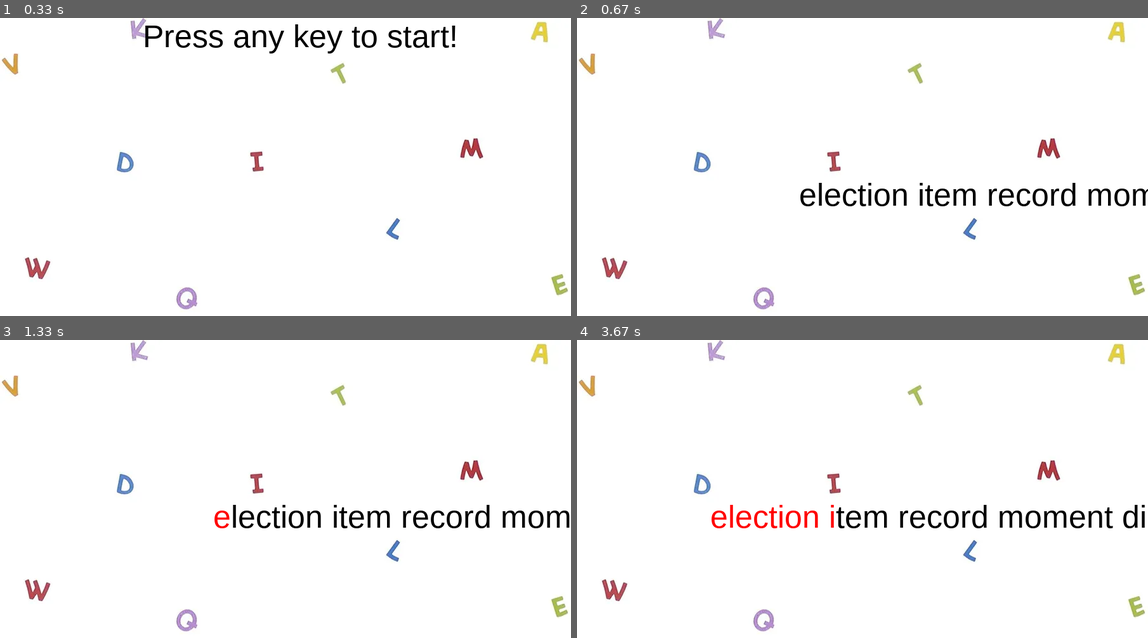
Above: before the commit, frames 1-4 (two rows, left to right).
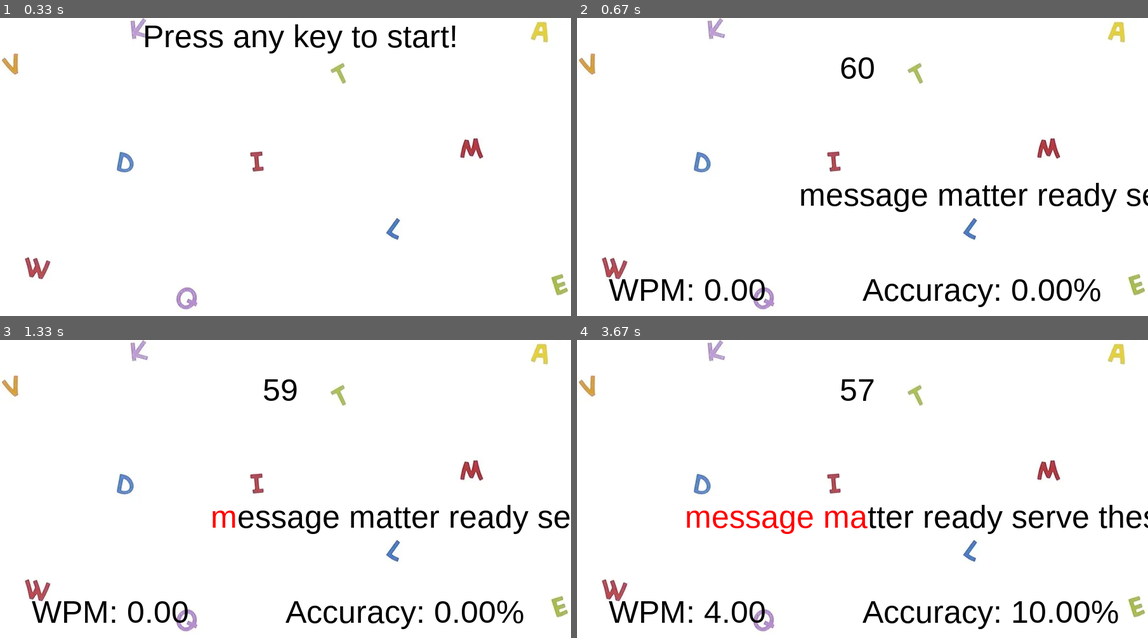
Above: after the commit, the same moments.

Repository: Nikola959595/typing-speed-test-pygame
Game: pygame game, started from main.py
The game is run twice, just before and just after one commit, with the same random seed, the same clock (stepped at 60 frames per second) and the same inputs.
Inputs:
- Up to frame 1 (0.33 s): no input
- Up to frame 2 (0.67 s): tap Enter at 0.33 s
- Up to frame 3 (1.33 s): tap Space at 0.67, 1.07 s; hold Backspace from 1 s (still down)
- Up to frame 4 (3.67 s): tap Space at 1.37, 1.57, 1.87, 2.07, 2.4, 2.7, 2.9, 3.2, 3.47 s; release Backspace at 1.47 s

Frame 1 is identical in both runs. In frame 2, 4.0% of the frame differs, in the area x 5-100%, y 13-98%; in frame 3, 3.8%; in frame 4, 4.9%.

Commit message:
added timer, wpm and accuracy

Diff:
--- a/main.py
+++ b/main.py
@@ -3,48 +3,79 @@
 import random
 from words import words
 
-words_list = random.sample(words, 150)
-words_to_type = " ".join(words_list)
-letters_to_type = list(words_to_type)
-print(letters_to_type)
-typed_letters = []
 
+# Initialize Pygame
 pygame.init()
+
+# Screen setup
 screen = pygame.display.set_mode((900, 500))
+pygame.display.set_caption("Typing Speed Test")
+clock = pygame.time.Clock()
+
+# Fonts and colors
 text_font = pygame.font.SysFont("Arial", 50)
-pygame.display.set_caption("Typing Speed Test")
-bg = pygame.image.load('background.png')
-clock = pygame.time.Clock()
-running = True
-
-def draw_text(text, font, text_col, x, y):
-    img = font.render(text, True, text_col)
-    screen.blit(img, (x,y))
-    return img.get_width()
-
-
-start_text_display = True
-
-letter_pos_x = 350
-letter_pos_y = 250
 letter_color = (0, 0, 0)
 letter_color_correct = (0, 255, 0)
 letter_color_incorrect = (255, 0, 0)
 
+# Load background image
+try:
+    bg = pygame.image.load('background.png')
+except pygame.error as e:
+    print(f"Unable to load background image: {e}")
+    sys.exit()
 
+# Words setup
+def get_letters():
+    words_list = random.sample(words, 150)
+    words_to_type = " ".join(words_list).lower()
+    letters_to_type = list(words_to_type)
+    return letters_to_type
 
-while running:
+letters = get_letters()
+typed_letters = []
+
+# Initial variables
+letter_pos_x = 350
+letter_pos_y = 250
+start_text_display = True
+counter, timer_text = 60, '60'.rjust(3)
+pygame.time.set_timer(pygame.USEREVENT, 1000)
+
+# Function to draw text on the screen
+def draw_text(text, font, text_col, x, y):
+    img = font.render(text, True, text_col)
+    screen.blit(img, (x, y))
+    return img.get_width()
+
+#Performance tracking variables
+correct_chars = 0
+total_chars = 0
+wpm = 0
+accuracy = 0
+
+waiting = False
+wait_timer = 3
+
+while True:
     clock.tick(60)
-    keys = pygame.key.get_pressed()
-    screen.blit(bg, (0,0))
+    screen.blit(bg, (0, 0))
+
     if start_text_display:
-        start_text = draw_text("Press any key to start!", text_font, letter_color, 225,0)
+        draw_text("Press any key to start!", text_font, letter_color, 225, 0)
+        if wpm > 0:
+            draw_text(f"WPM: {wpm:.2f}", text_font, letter_color, 50, 400)
+        if accuracy > 0:
+            draw_text(f"Accuracy: {accuracy:.2f}%", text_font, letter_color, 450, 400)
     else:
         current_x = letter_pos_x
-        for i, letter in enumerate(letters_to_type):
+        correct_chars = 0
+        total_chars = len(typed_letters)
+        for i, letter in enumerate(letters):
             if i < len(typed_letters):
                 if typed_letters[i] == letter:
                     color = letter_color_correct
+                    correct_chars += 1
                 else:
                     color = letter_color_incorrect
             else:
@@ -52,21 +83,50 @@
             letter_width = draw_text(letter, text_font, color, current_x, letter_pos_y)
             current_x += letter_width
 
+        elapsed_time = 60 - counter
+        if elapsed_time > 0:
+            wpm = (correct_chars / 5) * (60 / (60 - counter))
+        else:
+            wpm = 0
+
+        accuracy = (correct_chars / total_chars) * 100 if total_chars > 0 else 0
+
+        draw_text(f"WPM: {wpm:.2f}", text_font, letter_color, 50, 400)
+        draw_text(f"Accuracy: {accuracy:.2f}%", text_font, letter_color, 450, 400)
+        draw_text(timer_text, text_font, letter_color, 400, 50)
+
     for event in pygame.event.get():
         if event.type == pygame.QUIT:
+            pygame.quit()
             sys.exit()
         if event.type == pygame.KEYDOWN:
             if start_text_display:
                 start_text_display = False
+                typed_letters = []
+                letters = get_letters()
+                letter_pos_x = 350
+                correct_chars = 0
+                total_chars = 0
             else:
                 if event.key == pygame.K_BACKSPACE:
                     if typed_letters:
-                        last_letter_width = draw_text(typed_letters.pop(), text_font, letter_color, 0, 0)
-                        letter_pos_x += last_letter_width
-                elif len(typed_letters) < len(letters_to_type):
-                    typed_letter = event.unicode
-                    typed_letters.append(typed_letter)
-                    last_letter_width = draw_text(typed_letter, text_font, letter_color, 0, 0)
-                    letter_pos_x -= last_letter_width
+                        typed_letters.pop()
+                        letter_pos_x += 18
+                elif counter > 0:
+                    typed_letters.append(event.unicode)
+                    letter_pos_x -= 18
+        if event.type == pygame.USEREVENT:
+            if not waiting:
+                counter -= 1
+                timer_text = str(counter).rjust(3) if counter > 0 else "Time's up!"
+                if counter <= 0:
+                    waiting = True
+            else:
+                wait_timer -= 1
+                if wait_timer <= 0:
+                    start_text_display = True
+                    waiting = False
+                    counter = 60
+                    wait_timer = 3
 
     pygame.display.update()
